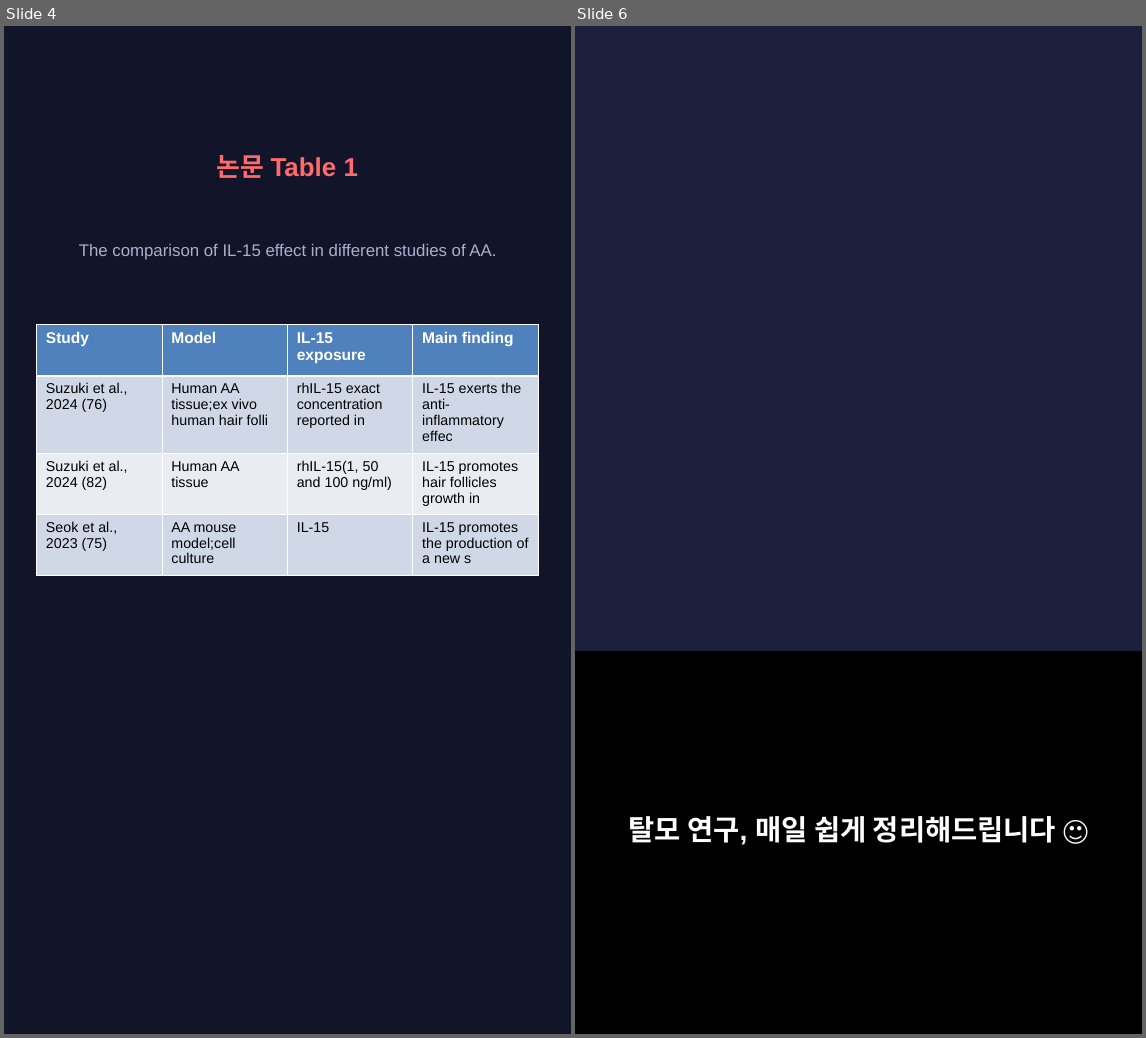
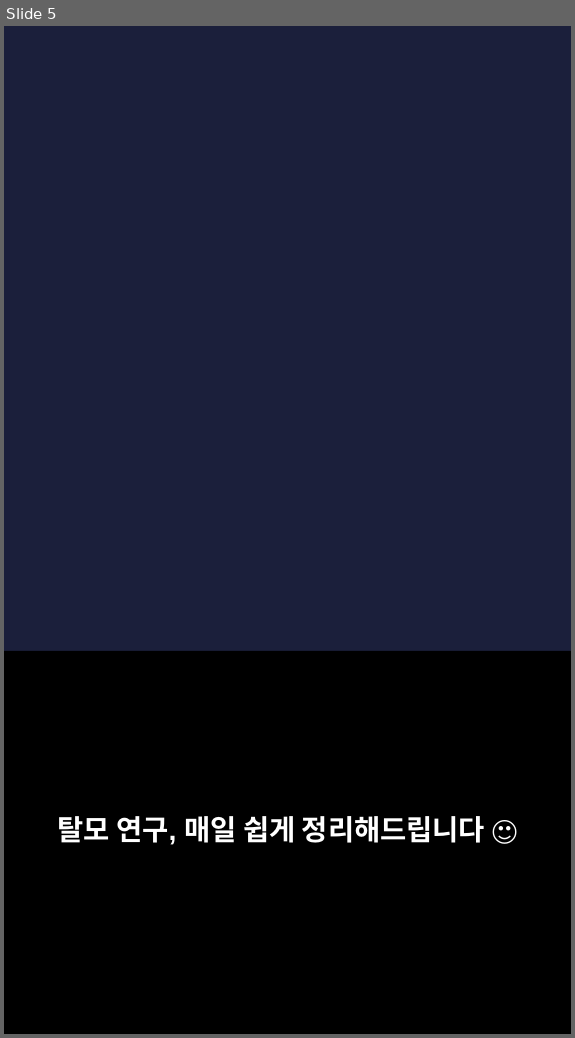
Before and after one commit to hyokang2010-BJ-ANTH/product-builder-test, a slide deck: data/2026-09-11/slides.pptx. Shown side by side, each under a label of ours: slides 4 and 6 before the commit, slide 5 after it; the slides between them are not shown. The pictures are 1146x1038 and 575x1038 pixels, drawn with LibreOffice and Linux fonts; fonts in the diff are those of the drawing; background and template pictures are left out. Boxes give left, top, right and bottom in pixels: in the first picture for what was removed or moved away, otherwise in the second. Text is boxed around its words. In the diff, an @@ line names an element or a change of style, - is before the commit and + after.

```diff
--- a/data/2026-09-11/slides.pptx
+++ b/data/2026-09-11/slides.pptx
@@ slide 4 removed at box(4, 26, 571, 1034), background #12142A @@
@@ text removed at box(217, 155, 358, 178) @@
-논문 Table 1
@@ text removed at box(79, 244, 496, 260) @@
-The comparison of IL-15 effect in different studies of AA.
@@ table removed at box(37, 324, 536, 567), 4 rows, 4 columns @@
-Study | Model | IL-15 exposure | Main finding
-Suzuki et al., 2024 (76) | Human AA tissue;ex vivo human hair folli | rhIL-15 exact concentration reported in | IL-15 exerts the anti-inflammatory effec
-Suzuki et al., 2024 (82) | Human AA tissue | rhIL-15(1, 50 and 100 ng/ml) | IL-15 promotes hair follicles growth in
-Seok et al., 2023 (75) | AA mouse model;cell culture | IL-15 | IL-15 promotes the production of a new s
@@ what was slide 6 is now slide 5 @@
```
Also in this commit, not shown: 2 slides changed, 3 slides added, 3 other slides removed, 23 other files.
